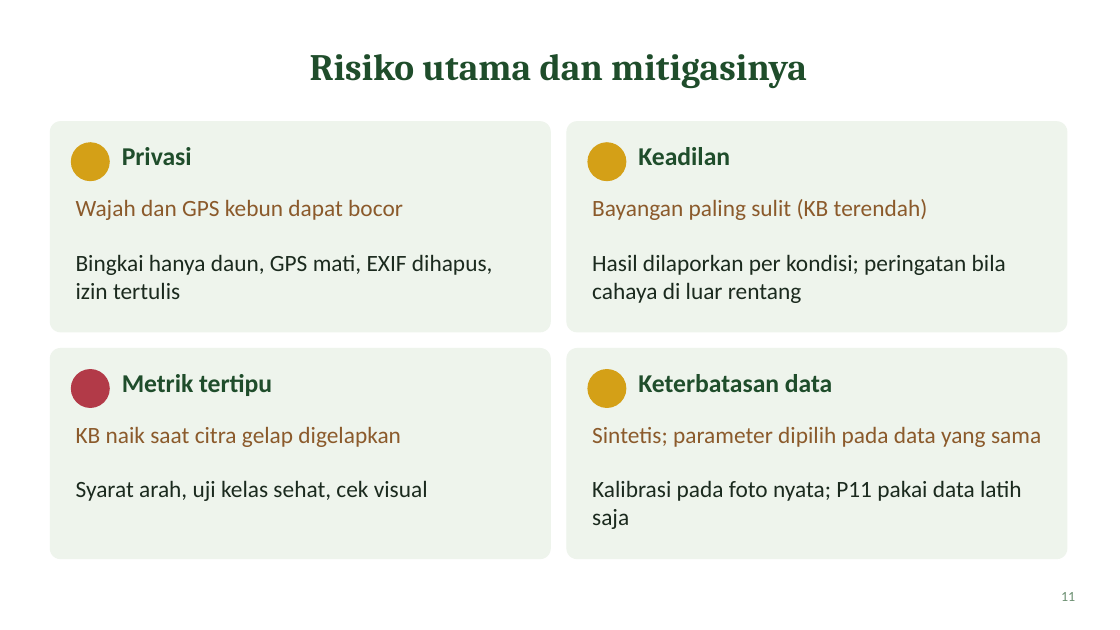
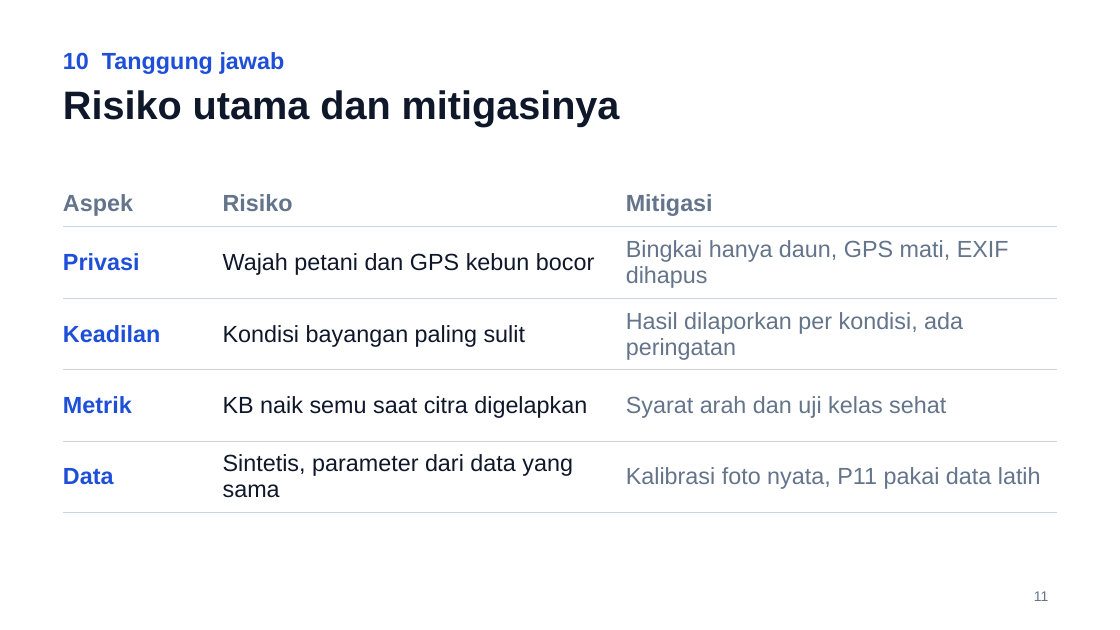
Before and after one commit to primappratama/simuteh-2330511022, a slide deck: slide 11 of laporan/Slide_EvalP1-4_2330511022.pptx. Drawn at 1120x630 pixels with LibreOffice and Linux fonts; fonts in the diff are those of the drawing. Boxes give left, top, right and bottom in pixels: in the first picture for what was removed or moved away, otherwise in the second. Text is boxed around its words. In the diff, an @@ line names an element or a change of style, - is before the commit and + after.

```diff
--- a/laporan/Slide_EvalP1-4_2330511022.pptx
+++ b/laporan/Slide_EvalP1-4_2330511022.pptx
@@ text added at box(63, 52, 285, 74), 20 pt, text #1E4FD8, bold @@
+10 Tanggung jawab
@@ title "Risiko utama dan mitigasinya": place and size @@
-title "Risiko utama dan mitigasinya" at box(310, 54, 807, 88)
+title "Risiko utama dan mitigasinya" at box(63, 90, 620, 127)
@@ title "Risiko utama dan mitigasinya" at box(63, 90, 620, 127): size 32 to 34 pt, font Cambria to Arial, text colour #1F4D2B to #0F172A; alignment centre to left; vertical alignment middle to top @@
@@ rounded rectangle removed at box(50, 122, 550, 332) @@
@@ ellipse removed at box(71, 143, 109, 181) @@
@@ text removed at box(122, 147, 192, 165) @@
-Privasi
@@ rounded rectangle removed at box(567, 122, 1067, 332) @@
@@ ellipse removed at box(588, 143, 626, 181) @@
@@ text removed at box(638, 147, 730, 165) @@
-Keadilan
@@ table added at box(63, 181, 1057, 502), 5 rows, 3 columns @@
+Aspek | Risiko | Mitigasi
+Privasi | Wajah petani dan GPS kebun bocor | Bingkai hanya daun, GPS mati, EXIF dihapus
+Keadilan | Kondisi bayangan paling sulit | Hasil dilaporkan per kondisi, ada peringatan
+Metrik | KB naik semu saat citra digelapkan | Syarat arah dan uji kelas sehat
+Data | Sintetis, parameter dari data yang sama | Kalibrasi foto nyata, P11 pakai data latih
@@ text removed at box(76, 200, 403, 220) @@
-Wajah dan GPS kebun dapat bocor
@@ text removed at box(592, 199, 928, 220) @@
-Bayangan paling sulit (KB terendah)
@@ text removed at box(76, 254, 493, 299) @@
-Bingkai hanya daun, GPS mati, EXIF dihapus, izin tertulis
@@ text removed at box(592, 254, 1006, 303) @@
-Hasil dilaporkan per kondisi; peringatan bila cahaya di luar rentang
@@ rounded rectangle removed at box(50, 349, 550, 559) @@
@@ rounded rectangle removed at box(567, 349, 1067, 559) @@
@@ ellipse removed at box(71, 370, 109, 408) @@
@@ text removed at box(122, 374, 272, 396) @@
-Metrik tertipu
@@ ellipse removed at box(588, 370, 626, 408) @@
@@ text removed at box(638, 374, 832, 392) @@
-Keterbatasan data
@@ text removed at box(76, 427, 401, 447) @@
-KB naik saat citra gelap digelapkan
@@ text removed at box(592, 427, 1041, 447) @@
-Sintetis; parameter dipilih pada data yang sama
@@ text removed at box(76, 480, 428, 501) @@
-Syarat arah, uji kelas sehat, cek visual
@@ text removed at box(592, 480, 1022, 529) @@
-Kalibrasi pada foto nyata; P11 pakai data latih saja
@@ page number: place and size @@
-page number at box(1061, 592, 1075, 601)
+page number at box(1034, 591, 1048, 601)
@@ page number at box(1034, 591, 1048, 601): font Calibri to Arial, text colour #6B8F71 to #64748B @@
```
Also in this commit, not shown: 11 other slides changed, 1 other file.
